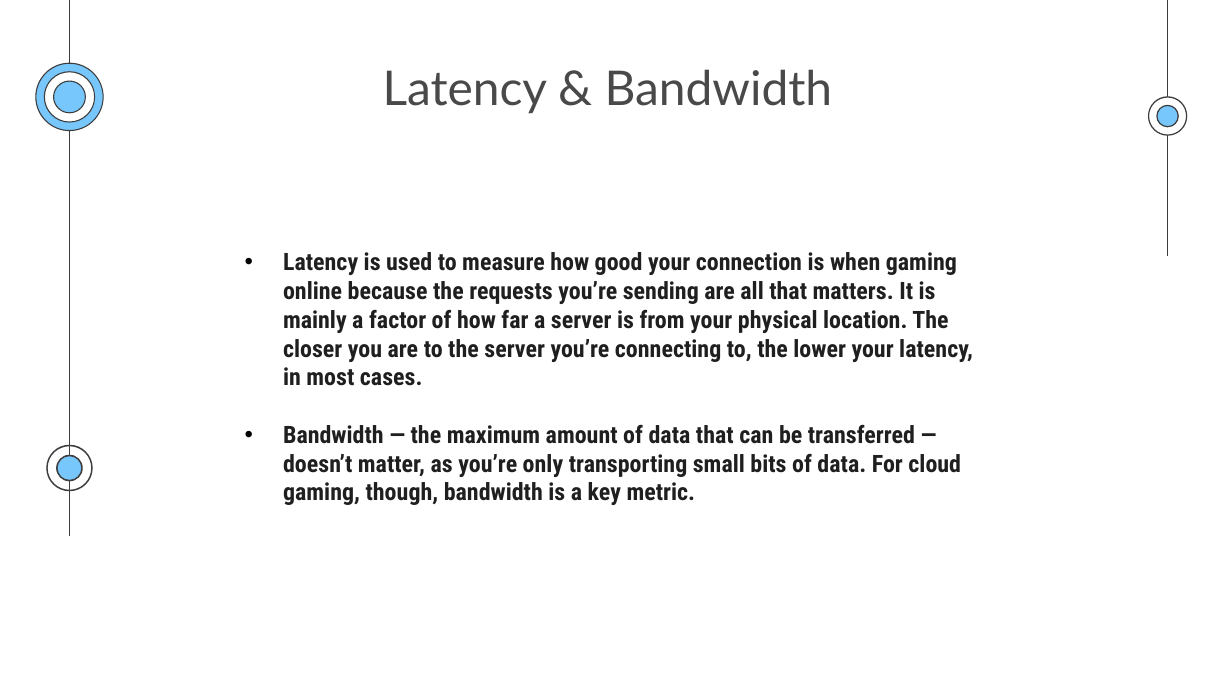
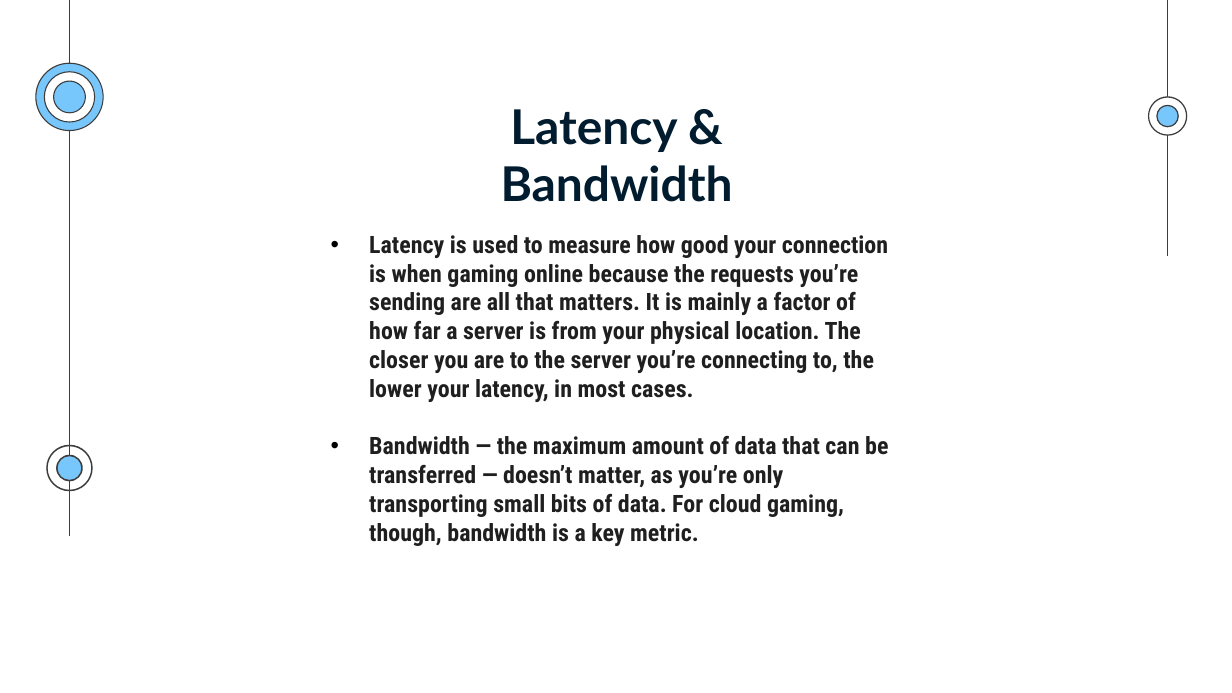
Before and after one commit to SaurabhYadav388/misc_works, a slide deck: slide 8 of Cloud_PPT/Shosau.pptx. Drawn at 1232x693 pixels with LibreOffice and Linux fonts; fonts in the diff are those of the drawing. Boxes give left, top, right and bottom in pixels: in the first picture for what was removed or moved away, otherwise in the second. Text is boxed around its words. In the diff, an @@ line names an element or a change of style, - is before the commit and + after.

```diff
--- a/Cloud_PPT/Shosau.pptx
+++ b/Cloud_PPT/Shosau.pptx
@@ title "Latency & Bandwidth": place and size @@
-title "Latency & Bandwidth" at [383, 69, 833, 113]
+title "Latency & Bandwidth" at [501, 109, 733, 202]
@@ title "Latency & Bandwidth" at [501, 109, 733, 202]: text colour #494949 to #011C2E, bold on @@
@@ text "Latency is used to measure ..." rewrapped from [283, 252, 973, 505] to [369, 235, 888, 546] @@
```
Also in this commit, not shown: 11 other slides changed, 8 slides added, 7 slides removed.
